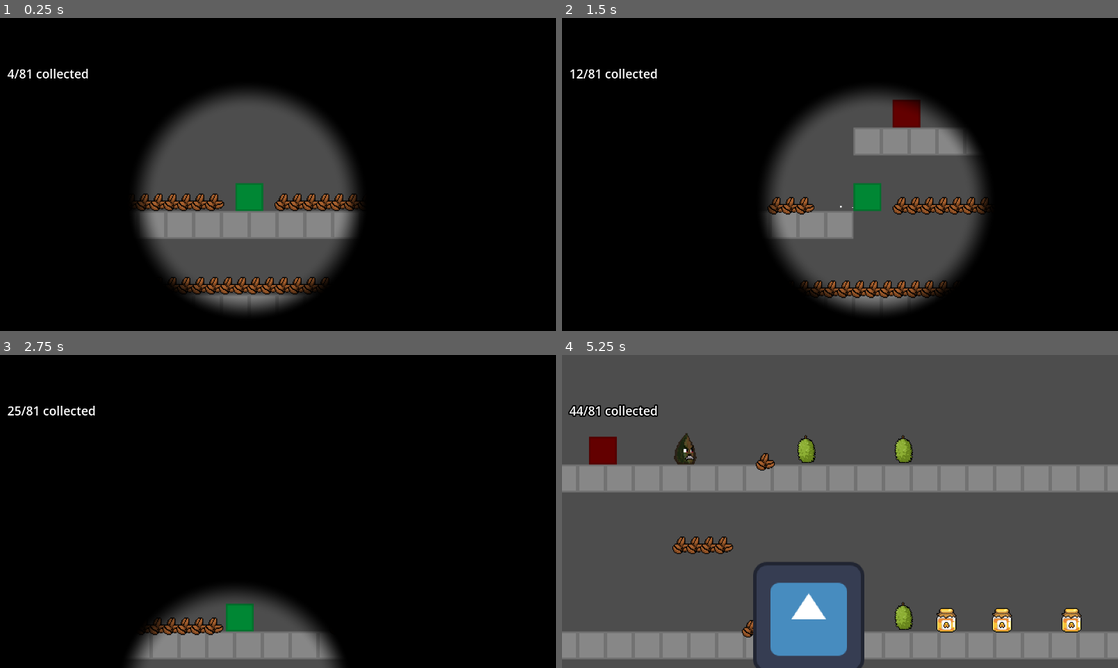
Above: before the commit, frames 1-4 (two rows, left to right).
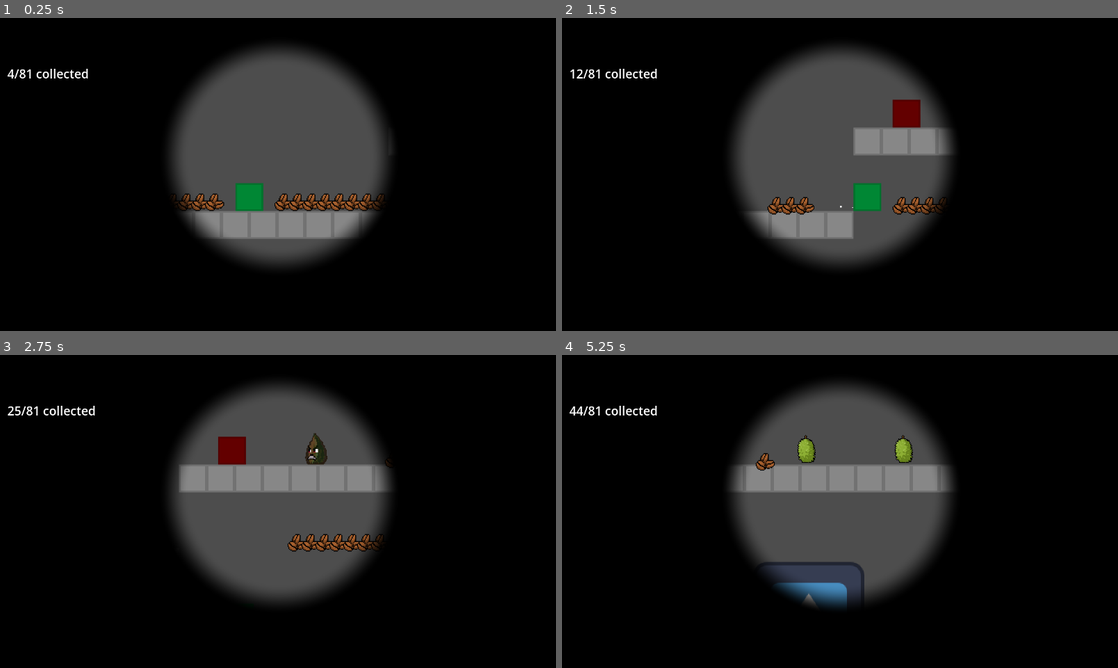
Above: after the commit, the same moments.

Repository: JumbledOne/RPHGameProject
Game: Godot game, scene res://scenes/game_scene/game_scene.tscn
Same seed, same stepped clock (60 frames per second), same inputs: the game is played once before the commit and once after it. The engine's default icon, where the game draws it, is replaced by a stand-in: a white triangle on a blue panel in a dark square.
Inputs:
- Up to frame 1 (0.25 s): no input
- Up to frame 2 (1.5 s): tap Enter at 0.5 s; hold D (right) from 0.53 s (still down); tap E (attack) at 0.6 s; tap Space (jump) at 0.77 s; tap I (ability) at 1.35 s
- Up to frame 3 (2.75 s): tap Space (jump) at 1.52 s; tap E (attack) at 1.55, 2.1 s; release D (right) at 2.03 s; hold A (left) from 2.03 s (still down)
- Up to frame 4 (5.25 s): release A (left) at 2.78 s; hold D (right) 2.78-4.28 s; tap E (attack) at 2.85, 3.8, 4.35, 5.1 s; tap Space (jump) at 3.02, 3.77, 4.52 s; hold I (ability) 3.53-4.28 s; hold A (left) 4.28-5.03 s; hold D (right) from 5.03 s (still down)

The runs differ from the first frame. In frame 1, 16% of the frame differs, in the area x 24-71%, y 9-95%; in frame 2, 16%; in frame 3, 28%; in frame 4, 81%, in the area x 0-100%, y 0-100%.

Commit message:
changes with test behavior

Diff:
--- a/src/scripts/enemy/Behaviors/testBehavior.gd
+++ b/src/scripts/enemy/Behaviors/testBehavior.gd
@@ -2,7 +2,7 @@
 extends Enemy_Behavior
 
 func _ready() -> void:
-	setAttackComponent(attackComponents.BLIND)
+	setAttackComponent(attackComponents.IDLE)
 	setMovementComponent(movementComponents.IDLE)
 
 func GameLogic(enemy: Enemy_Entity, delta: float):
